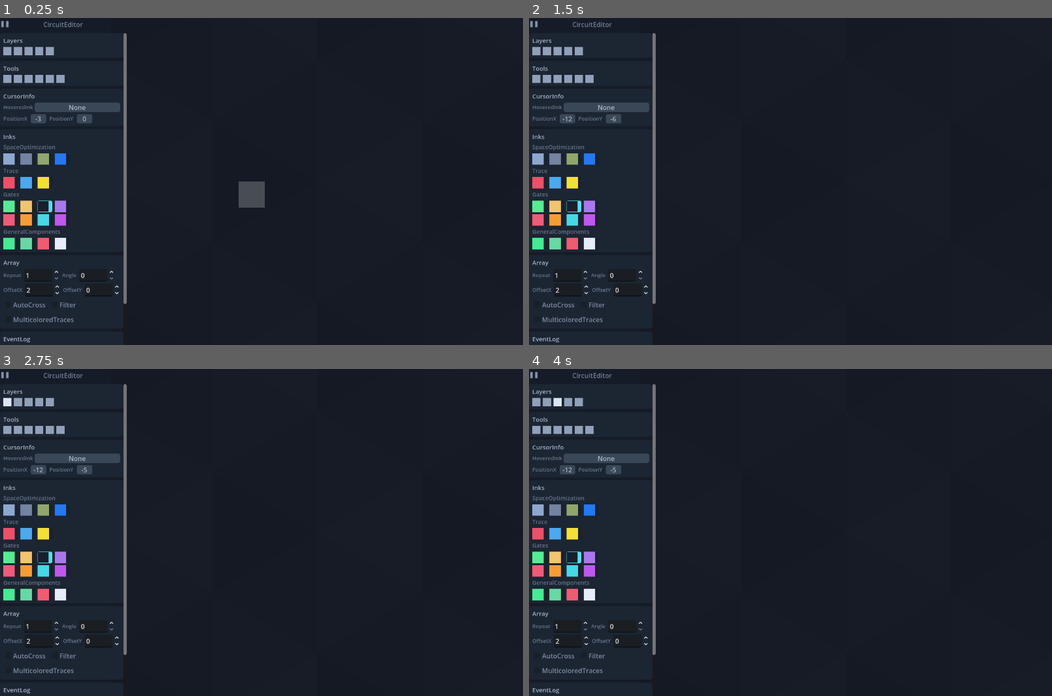
Above: before the commit, frames 1-4 (two rows, left to right).
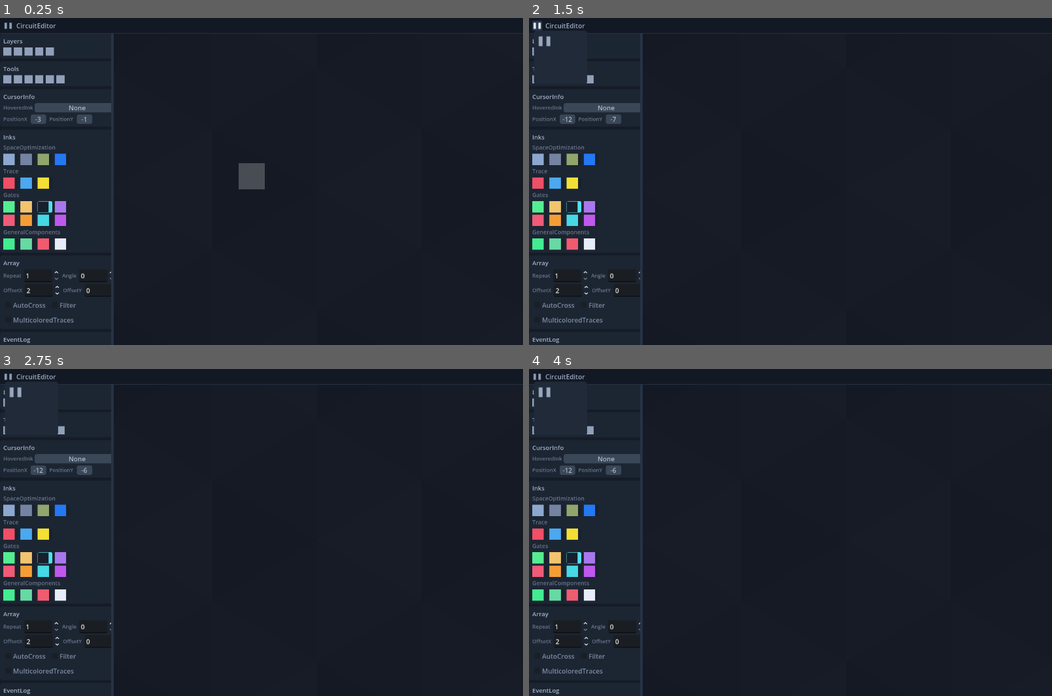
Above: after the commit, the same moments.

Repository: Erlkonigal/OpenCircuitBoard
Game: Godot game, scene res://main.tscn
Same seed, same stepped clock (60 frames per second), same inputs: the game is played once before the commit and once after it.
Inputs (mouse positions are in pixels of both pictures, inside the frame that each line leads up to):
- Up to frame 1 (0.25 s): no input
- Up to frame 2 (1.5 s): click (539, 24) at 0.52 s; click (534, 24) at 1.27 s
- Up to frame 3 (2.75 s): click (5, 401) at 2.02 s
- Up to frame 4 (4 s): click (544, 401) at 2.77 s; click (555, 401) at 3.52 s

The runs differ from the first frame. In frame 1, 2.3% of the frame differs, in the area x 0-100%, y 0-100%; in frame 2, 2.1%; in frame 3, 2.1%; in frame 4, 2.1%.

Commit message:
Restore top bar dock controls
Add dock resizing and verify menu expansion at runtime.

Diff:
--- a/main.tscn
+++ b/main.tscn
@@ -61,6 +61,7 @@
 anchor_right = 1.0
 anchor_bottom = 1.0
 offset_left = 272.0
+offset_top = 38.0
 grow_horizontal = 2
 grow_vertical = 2
 stretch = true
@@ -112,9 +113,51 @@
 
 [node name="Interface" type="CanvasLayer" parent="."]
 
+[node name="TopBar" type="Panel" parent="Interface"]
+layout_mode = 1
+anchors_preset = 10
+anchor_right = 1.0
+offset_bottom = 38.0
+grow_horizontal = 2
+mouse_filter = 0
+
+[node name="Content" type="HBoxContainer" parent="Interface/TopBar"]
+layout_mode = 1
+anchors_preset = 15
+anchor_right = 1.0
+anchor_bottom = 1.0
+offset_left = 8.0
+offset_right = -8.0
+grow_horizontal = 2
+grow_vertical = 2
+theme_override_constants/separation = 8
+
+[node name="dockMenuButton" type="Button" parent="Interface/TopBar/Content"]
+layout_mode = 2
+custom_minimum_size = Vector2(24, 24)
+size_flags_vertical = 4
+tooltip_text = "SwitchDock"
+
+[node name="Title" type="Label" parent="Interface/TopBar/Content"]
+layout_mode = 2
+size_flags_horizontal = 3
+text = "CircuitEditor"
+vertical_alignment = 1
+
 [node name="DockHost" type="Control" parent="Interface"]
 layout_mode = 3
 anchor_bottom = 1.0
+offset_top = 38.0
 offset_right = 272.0
 grow_vertical = 2
 mouse_filter = 0
+clip_contents = true
+
+[node name="DockResizeHandle" type="ColorRect" parent="Interface"]
+layout_mode = 3
+anchor_bottom = 1.0
+offset_left = 272.0
+offset_top = 38.0
+offset_right = 278.0
+grow_vertical = 2
+mouse_filter = 0
--- a/scripts/circuitEditorDock.gd
+++ b/scripts/circuitEditorDock.gd
@@ -1,6 +1,5 @@
 extends "res://scripts/dockView.gd"
 
-signal dockMenuRequested(menuButton: Button)
 signal inkSelected(ink: Dictionary)
 
 const InkRegistry := preload("res://scripts/inkRegistry.gd")
@@ -35,8 +34,6 @@
 	root.set_anchors_and_offsets_preset(Control.PRESET_FULL_RECT)
 	root.add_theme_constant_override("separation", 6)
 	background.add_child(root)
-	root.add_child(buildHeader())
-
 	var scroll := ScrollContainer.new()
 	scroll.size_flags_vertical = Control.SIZE_EXPAND_FILL
 	scroll.horizontal_scroll_mode = ScrollContainer.SCROLL_MODE_DISABLED
@@ -52,36 +49,6 @@
 	content.add_child(buildInksSection())
 	content.add_child(buildArraySection())
 	content.add_child(buildEventLogSection())
-
-func buildHeader() -> Control:
-	var header := HBoxContainer.new()
-	header.custom_minimum_size = Vector2(0, 31)
-	header.add_theme_constant_override("separation", 6)
-	header.add_theme_constant_override("margin_left", 8)
-	header.add_theme_constant_override("margin_right", 8)
-	var menuButton := Button.new()
-	menuButton.custom_minimum_size = Vector2(24, 24)
-	menuButton.tooltip_text = "SwitchDock"
-	menuButton.icon = dockIcon
-	menuButton.expand_icon = true
-	menuButton.add_theme_color_override("icon_normal_color", Color("8493aa"))
-	menuButton.add_theme_color_override("icon_hover_color", Color("d5deed"))
-	menuButton.add_theme_stylebox_override("normal", makeBox(Color.TRANSPARENT, 2, Color.TRANSPARENT))
-	menuButton.add_theme_stylebox_override("hover", makeBox(Color("273243"), 2, Color.TRANSPARENT))
-	menuButton.pressed.connect(func() -> void: dockMenuRequested.emit(menuButton))
-	header.add_child(menuButton)
-	var title := Label.new()
-	title.text = dockTitle
-	title.size_flags_horizontal = Control.SIZE_EXPAND_FILL
-	title.horizontal_alignment = HORIZONTAL_ALIGNMENT_CENTER
-	title.vertical_alignment = VERTICAL_ALIGNMENT_CENTER
-	title.add_theme_color_override("font_color", Color("728098"))
-	title.add_theme_font_size_override("font_size", 16)
-	header.add_child(title)
-	var spacer := Control.new()
-	spacer.custom_minimum_size = Vector2(24, 24)
-	header.add_child(spacer)
-	return header
 
 func buildLayersSection() -> Control:
 	var panel := makeSection()
--- a/scripts/editorUi.gd
+++ b/scripts/editorUi.gd
@@ -4,13 +4,28 @@
 
 @onready var board: Node2D = $BoardViewport/SubViewport/CircuitBoard
 @onready var boardViewport: SubViewportContainer = $BoardViewport
+@onready var topBar: Panel = $Interface/TopBar
+@onready var dockMenuButton: Button = $Interface/TopBar/Content/dockMenuButton
+@onready var dockTitle: Label = $Interface/TopBar/Content/Title
 @onready var dockHost: Control = $Interface/DockHost
+@onready var dockResizeHandle: ColorRect = $Interface/DockResizeHandle
 
 var dockDefinitions: Array[Dictionary] = []
 var currentDock: Control
 var dockMenu: PopupPanel
+var dockWidth := 272.0
+var isResizingDock := false
 
 func _ready() -> void:
+	configureTopBar()
+	dockMenuButton.pressed.connect(showDockMenu.bind(dockMenuButton))
+	dockResizeHandle.gui_input.connect(handleDockResizeInput)
+	dockResizeHandle.mouse_entered.connect(func() -> void: dockResizeHandle.color = Color("5d7090"))
+	dockResizeHandle.mouse_exited.connect(func() -> void:
+		if not isResizingDock:
+			dockResizeHandle.color = Color("263346")
+	)
+	resized.connect(syncDockLayout)
 	dockDefinitions = DockRegistry.discoverDocks()
 	if dockDefinitions.is_empty():
 		push_error("NoDockRegistered")
@@ -67,23 +82,59 @@
 	currentDock = dockScene.instantiate() as Control
 	dockHost.add_child(currentDock)
 	currentDock.set_anchors_and_offsets_preset(Control.PRESET_FULL_RECT)
-	if currentDock.has_signal("dockMenuRequested"):
-		currentDock.connect("dockMenuRequested", showDockMenu)
 	if currentDock.has_signal("inkSelected"):
 		currentDock.connect("inkSelected", selectInk)
-	var dockWidth := float(definition.dockWidth)
-	dockHost.offset_right = dockWidth
-	boardViewport.offset_left = dockWidth
+	dockTitle.text = String(definition.dockTitle)
+	dockMenuButton.icon = definition.dockIcon
+	setDockWidth(float(definition.dockWidth))
 
 func showDockMenu(menuButton: Button) -> void:
 	var buttonPosition := menuButton.get_global_rect().position
 	var menuSize := Vector2i(130, 130)
-	var popupY := maxf(0.0, buttonPosition.y - float(menuSize.y) + menuButton.size.y)
-	var popupPosition := Vector2i(buttonPosition.x + 4.0, popupY)
+	var popupPosition := Vector2i(buttonPosition + Vector2(4.0, menuButton.size.y))
 	dockMenu.popup(Rect2i(popupPosition, menuSize))
 
 func selectInk(ink: Dictionary) -> void:
 	board.call("selectTool", String(ink.toolId))
+
+func handleDockResizeInput(event: InputEvent) -> void:
+	var mouseButton := event as InputEventMouseButton
+	if mouseButton and mouseButton.button_index == MOUSE_BUTTON_LEFT:
+		isResizingDock = mouseButton.pressed
+		dockResizeHandle.color = Color("7589aa") if isResizingDock else Color("5d7090")
+		get_viewport().set_input_as_handled()
+		return
+	var mouseMotion := event as InputEventMouseMotion
+	if mouseMotion and isResizingDock:
+		setDockWidth(get_global_mouse_position().x)
+		get_viewport().set_input_as_handled()
+
+func setDockWidth(requestedWidth: float) -> void:
+	var maximumWidth := maxf(208.0, minf(480.0, size.x * 0.5))
+	dockWidth = clampf(requestedWidth, 208.0, maximumWidth)
+	dockHost.offset_right = dockWidth
+	boardViewport.offset_left = dockWidth
+	dockResizeHandle.offset_left = dockWidth
+	dockResizeHandle.offset_right = dockWidth + 6.0
+
+func syncDockLayout() -> void:
+	setDockWidth(dockWidth)
+
+func configureTopBar() -> void:
+	var topBarBox := StyleBoxFlat.new()
+	topBarBox.bg_color = Color("121924")
+	topBarBox.border_width_bottom = 1
+	topBarBox.border_color = Color("263346")
+	topBar.add_theme_stylebox_override("panel", topBarBox)
+	dockTitle.add_theme_color_override("font_color", Color("99a8bf"))
+	dockTitle.add_theme_font_size_override("font_size", 16)
+	dockMenuButton.expand_icon = true
+	dockMenuButton.add_theme_color_override("icon_normal_color", Color("8d9db5"))
+	dockMenuButton.add_theme_color_override("icon_hover_color", Color("e1e9f6"))
+	dockMenuButton.add_theme_stylebox_override("normal", makeMenuItemBox(Color.TRANSPARENT))
+	dockMenuButton.add_theme_stylebox_override("hover", makeMenuItemBox(Color("2b374a")))
+	dockResizeHandle.color = Color("263346")
+	dockResizeHandle.mouse_default_cursor_shape = Control.CURSOR_HSIZE
 
 func makeMenuBox() -> StyleBoxFlat:
 	var box := StyleBoxFlat.new()
--- a/scripts/visualCapture.gd
+++ b/scripts/visualCapture.gd
@@ -34,6 +34,17 @@
 	var dockMenu := main.get("dockMenu") as PopupPanel
 	assert(dockMenu.get_child_count() == 1)
 	assert(dockMenu.get_child(0).get_child_count() == 1)
+	var dockMenuButton := main.get_node("Interface/TopBar/Content/dockMenuButton") as Button
+	dockMenuButton.emit_signal("pressed")
+	await process_frame
+	assert(dockMenu.visible)
+	dockMenu.hide()
+	main.call("setDockWidth", 420.0)
+	assert(is_equal_approx(dockHost.offset_right, 420.0))
+	assert(is_equal_approx((main.get_node("BoardViewport") as Control).offset_left, 420.0))
+	main.call("setDockWidth", 1.0)
+	assert(is_equal_approx(dockHost.offset_right, 208.0))
+	main.call("setDockWidth", 272.0)
 	var inkButtons: Dictionary = circuitEditorDock.get("inkButtons")
 	assert(inkButtons.size() == 19)
 	var toolRegistry: Dictionary = board.get("toolRegistry")
